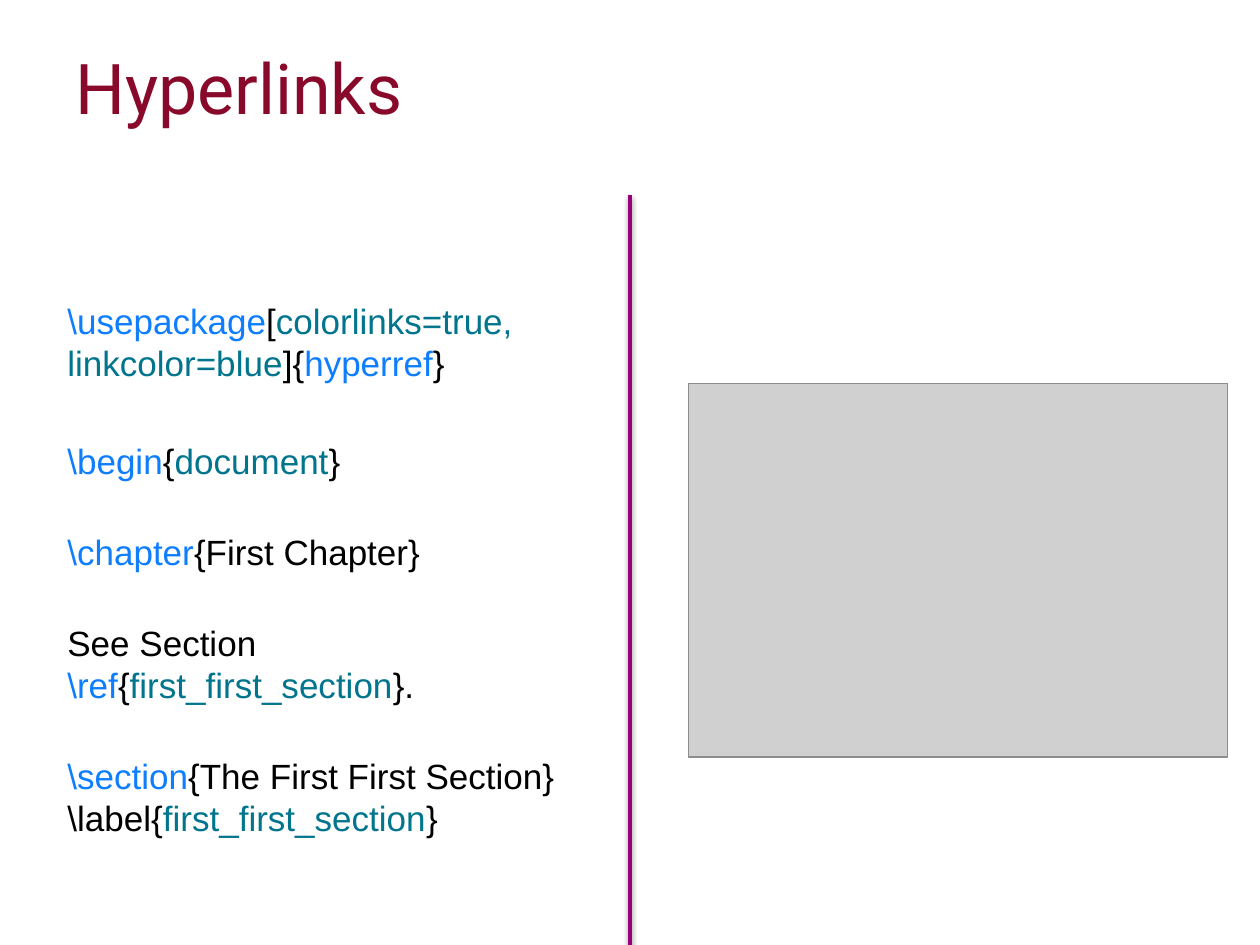
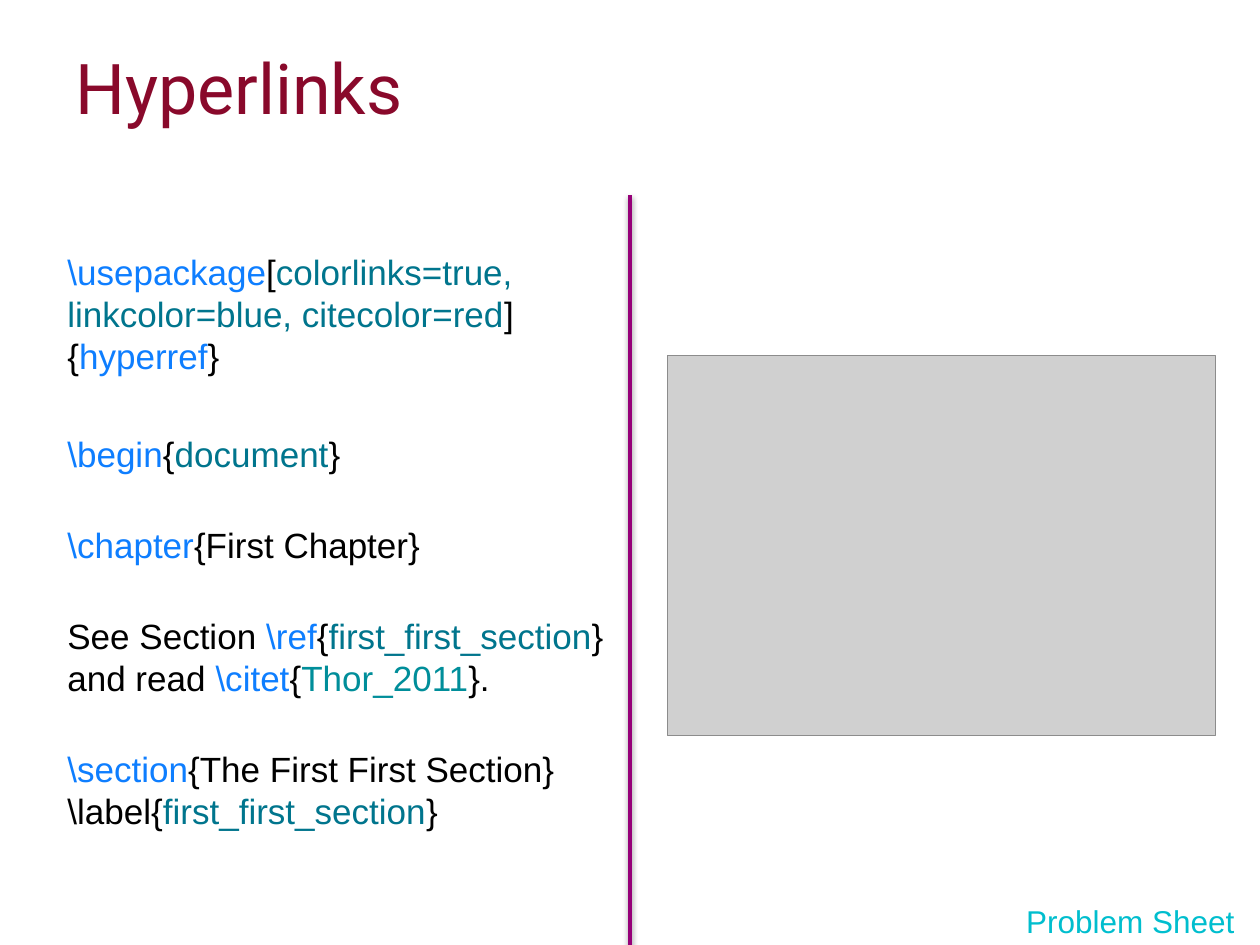
Before and after one commit to ImperialCollegeLondon/RCDS-writing-theses-in-latex, a slide deck: slide 27 of Writing Theses in Latex Slides.pptx. Drawn at 1260x945 pixels with LibreOffice and Linux fonts; fonts in the diff are those of the drawing; grey boxes stand for pictures; background and template pictures are left out. Boxes give left, top, right and bottom in pixels: in the first picture for what was removed or moved away, otherwise in the second. Text is boxed around its words. In the diff, an @@ line names an element or a change of style, - is before the commit and + after.

```diff
--- a/Writing Theses in Latex Slides.pptx
+++ b/Writing Theses in Latex Slides.pptx
@@ text "\usepackage[colorlinks=true, linkcolor=blue, citecolor=red]{ ...": place and size @@
-text "\usepackage[colorlinks=true, linkcolor=blue, citecolor=red]{ ..." at (67,308,554,838)
+text "\usepackage[colorlinks=true, linkcolor=blue, citecolor=red]{ ..." at (67,259,603,831)
@@ text at (67,259,514,376): text changed @@
-\usepackage[colorlinks=true, linkcolor=blue]{hyperref}
+\usepackage[colorlinks=true, linkcolor=blue, citecolor=red]{hyperref}
@@ picture: place and size @@
-picture at (688,384,1227,757)
+picture at (668,355,1216,736)
@@ text at (67,623,603,698): text changed; text colour #00758D to #000000 @@
-See Section \ref{first_first_section}.
+See Section \ref{first_first_section} and read \citet{Thor_2011}.
@@ text added at (1026,910,1234,934), 18 pt, text #00BECE @@
+Problem Sheet
```
Also in this commit, not shown: 2 other slides changed, 2 other files.
